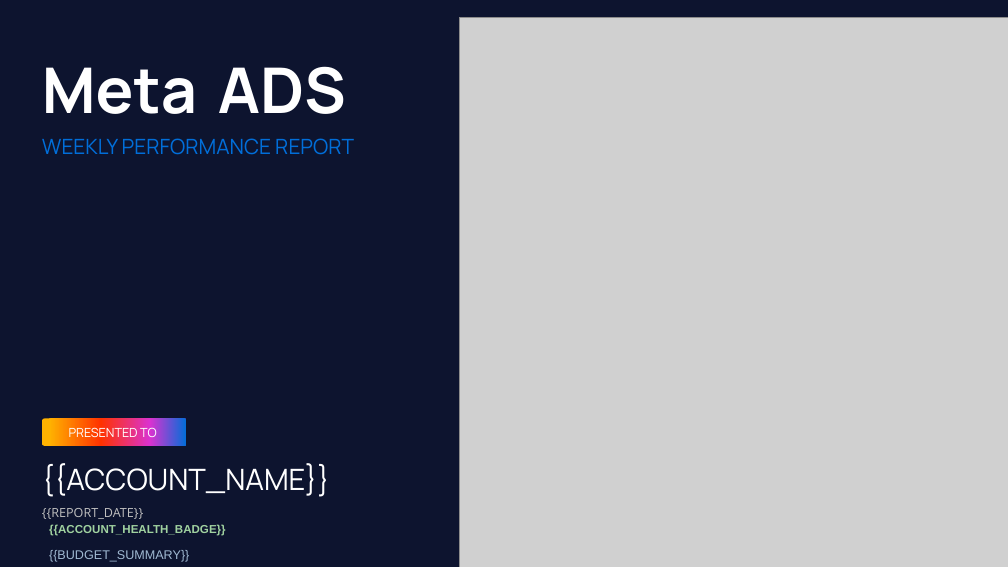
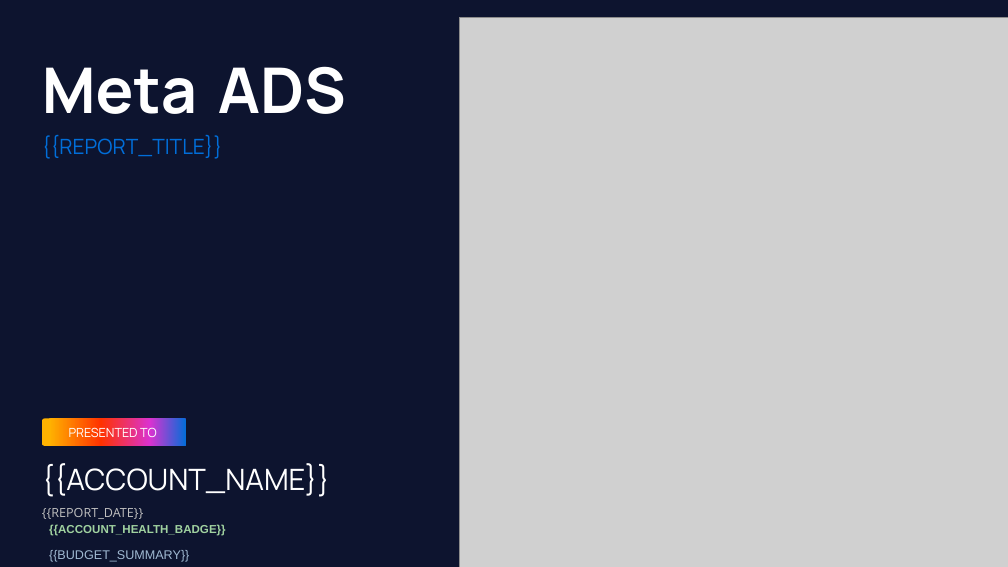
Before and after one commit to nextreport-app/NRE, a slide deck: slide 1 of templates/dark.pptx. Drawn at 1008x567 pixels with LibreOffice and Linux fonts; fonts in the diff are those of the drawing; grey boxes stand for pictures; background and template pictures are left out. Boxes give left, top, right and bottom in pixels: in the first picture for what was removed or moved away, otherwise in the second. Text is boxed around its words. In the diff, an @@ line names an element or a change of style, - is before the commit and + after.

Commit message:
Add client logo, agency branding, report title - 384 tests

```diff
--- a/templates/dark.pptx
+++ b/templates/dark.pptx
@@ text at (42, 135, 223, 159): text changed @@
-WEEKLY PERFORMANCE REPORT
+{{REPORT_TITLE}}
```
Also in this commit, not shown: 26 other files.
